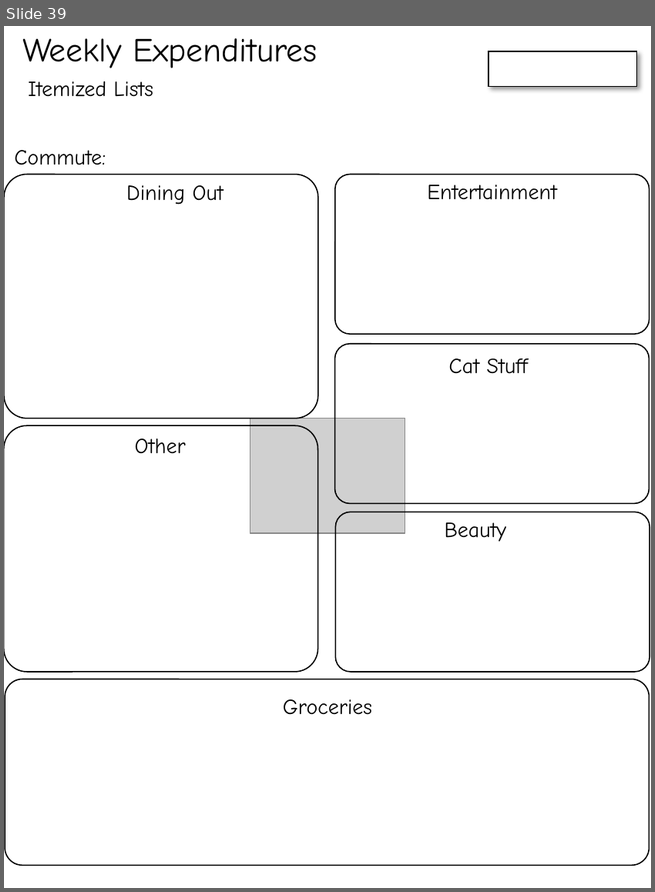
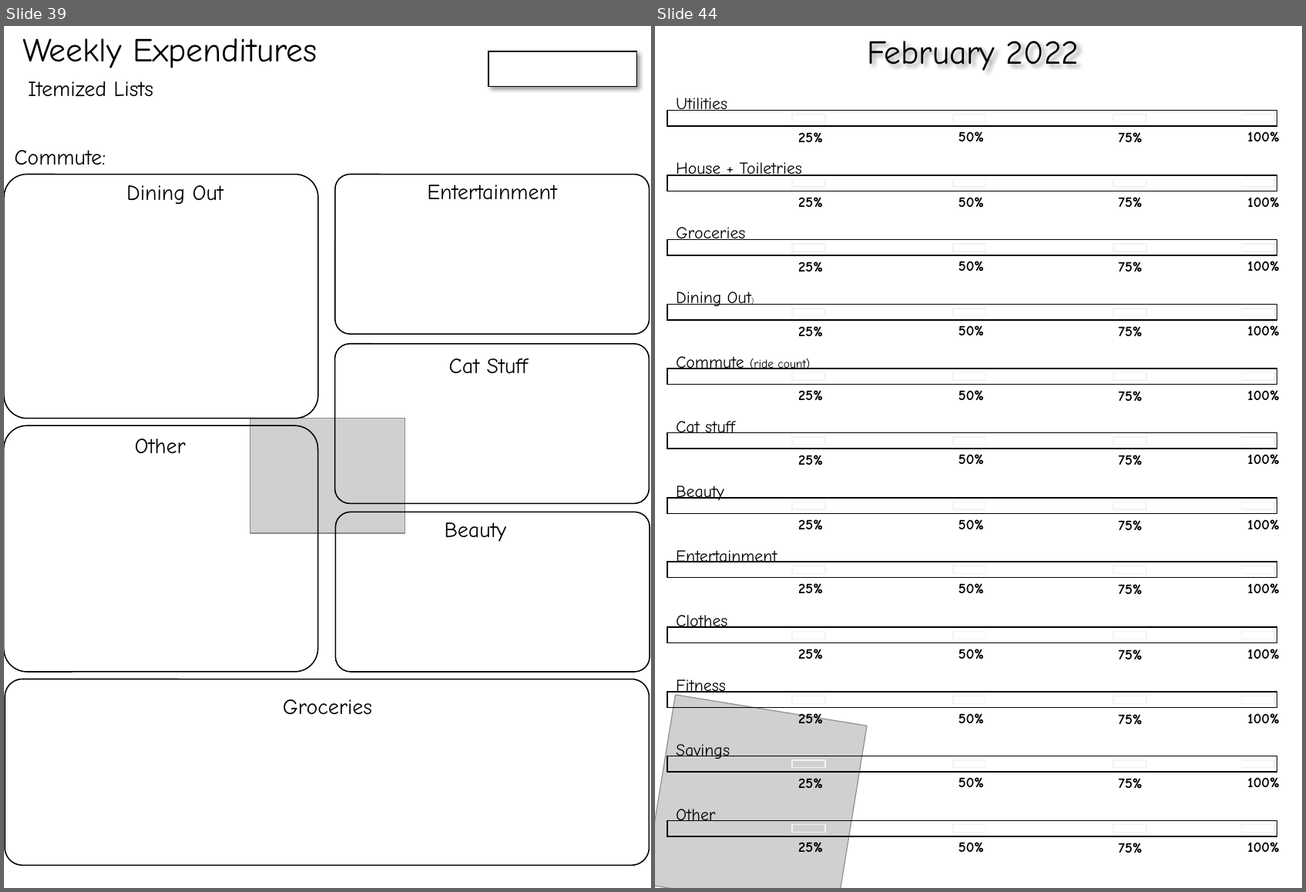
Before and after one commit to cds70409/cds70409.github.io, a slide deck: bujo_printouts.pptx. Shown side by side, each under a label of ours: slide 39 before the commit, slides 39 and 44 after it; the slides between them are not shown. The pictures are 655x892 and 1306x892 pixels, drawn with LibreOffice and Linux fonts; fonts in the diff are those of the drawing; grey boxes stand for pictures. Boxes give left, top, right and bottom in pixels: in the first picture for what was removed or moved away, otherwise in the second. Text is boxed around its words. In the diff, an @@ line names an element or a change of style, - is before the commit and + after.

Commit message:
february

```diff
--- a/bujo_printouts.pptx
+++ b/bujo_printouts.pptx
@@ slide 44 added at bbox=[655, 26, 1302, 888], background #FFFFFF @@
@@ text added at bbox=[867, 41, 1079, 71], 28 pt, text #000000 @@
+February 2022
@@ group added at bbox=[667, 98, 1279, 143]: 5 texts, 5 rectangles @@
+Utilities
+100%
+50%
+25%
+75%
@@ group added at bbox=[667, 162, 1279, 208]: 5 texts, 5 rectangles @@
+House + Toiletries
+100%
+50%
+25%
+75%
@@ group added at bbox=[667, 227, 1279, 272]: 5 texts, 5 rectangles @@
+Groceries
+100%
+50%
+25%
+75%
@@ group added at bbox=[667, 292, 1279, 337]: 5 texts, 5 rectangles @@
+Dining Out)
+100%
+50%
+25%
+75%
@@ group added at bbox=[667, 356, 1279, 402]: 5 texts, 5 rectangles @@
+Commute (ride count)
+100%
+50%
+25%
+75%
@@ group added at bbox=[667, 421, 1279, 466]: 5 texts, 5 rectangles @@
+Cat stuff
+100%
+50%
+25%
+75%
@@ group added at bbox=[667, 486, 1279, 531]: 5 texts, 5 rectangles @@
+Beauty
+100%
+50%
+25%
+75%
@@ group added at bbox=[667, 550, 1279, 595]: 5 texts, 5 rectangles @@
+Entertainment
+100%
+50%
+25%
+75%
@@ group added at bbox=[667, 615, 1279, 660]: 5 texts, 5 rectangles @@
+Clothes
+100%
+50%
+25%
+75%
@@ picture added at bbox=[655, 695, 867, 888] @@
@@ group added at bbox=[667, 680, 1279, 725]: 5 texts, 5 rectangles @@
+Fitness
+100%
+50%
+25%
+75%
@@ group added at bbox=[667, 744, 1279, 789]: 5 texts, 5 rectangles @@
+Savings
+100%
+50%
+25%
+75%
@@ group added at bbox=[667, 809, 1279, 854]: 5 texts, 5 rectangles @@
+Other
+100%
+50%
+25%
+75%
```
Also in this commit, not shown: 8 other slides added.
